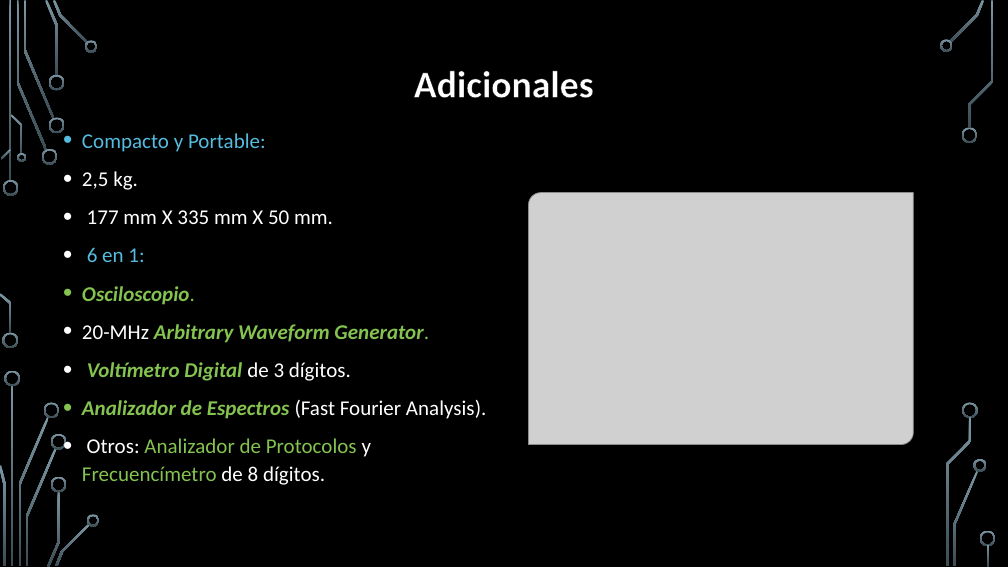
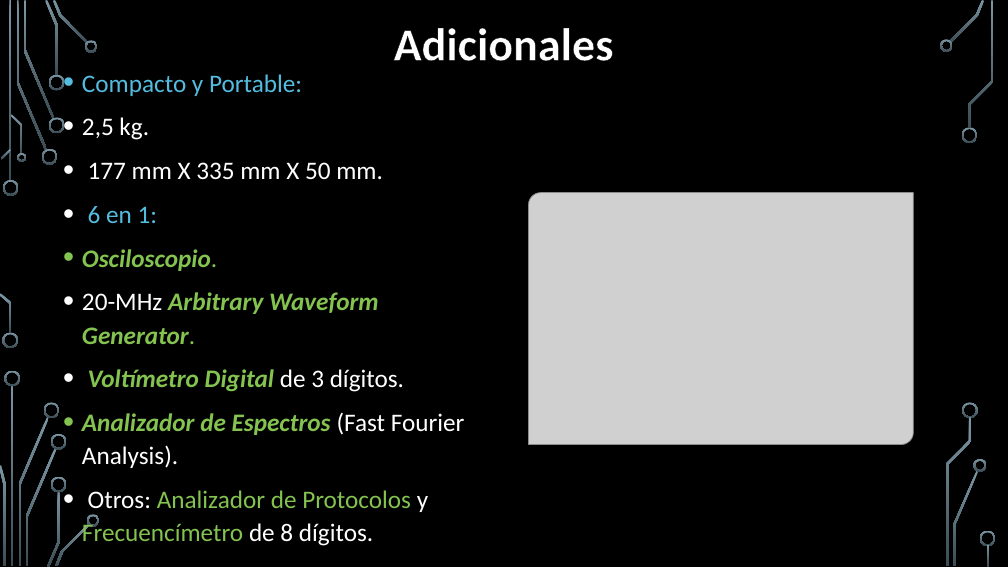
Before and after one commit to midelgado/Oral-Labo, a slide deck: slide 4 of Oral Labo.pptx (slide 3 before the commit). Drawn at 1008x567 pixels with LibreOffice and Linux fonts; fonts in the diff are those of the drawing; grey boxes stand for pictures; background and template pictures are left out. Boxes give left, top, right and bottom in pixels: in the first picture for what was removed or moved away, otherwise in the second. Text is boxed around its words. In the diff, an @@ line names an element or a change of style, - is before the commit and + after.

```diff
--- a/Oral Labo.pptx
+++ b/Oral Labo.pptx
@@ title "Adicionales": place and size @@
-title "Adicionales" at box(414, 71, 594, 98)
+title "Adicionales" at box(394, 28, 614, 61)
@@ title "Adicionales" at box(394, 28, 614, 61): size 36 to 44 pt @@
@@ text "Compacto y Portable:" at box(82, 74, 465, 546): size 20 to 24 pt @@
```
Also in this commit, not shown: 1 other slide changed, 3 slides added, 7 other files.
